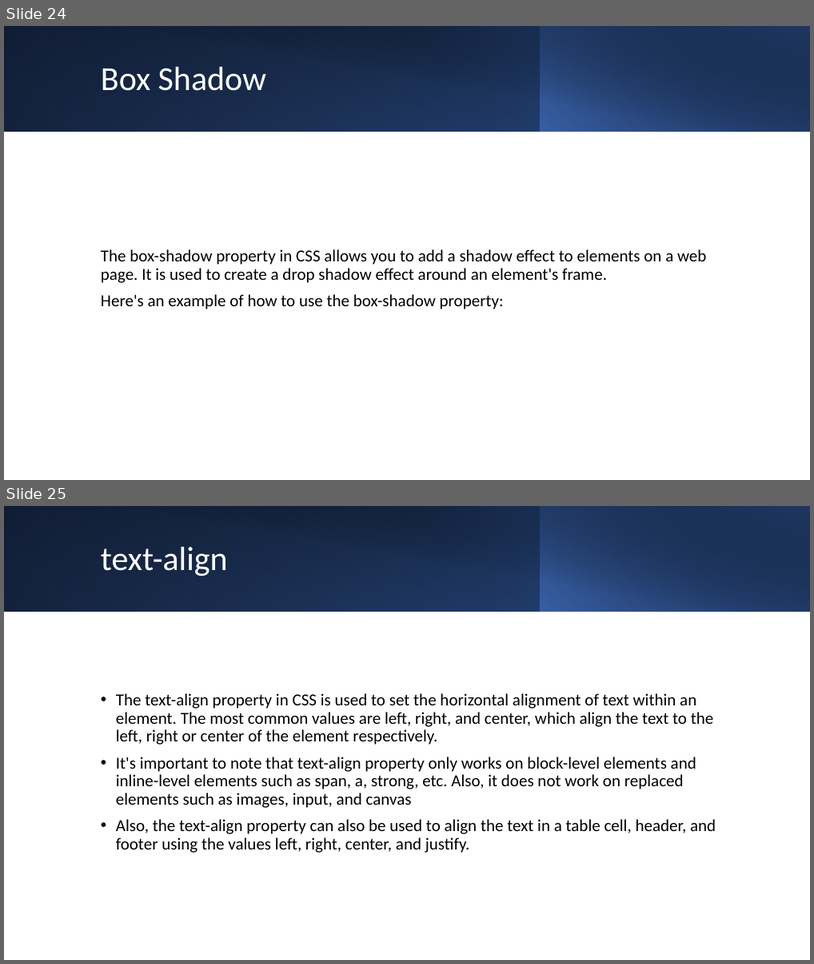
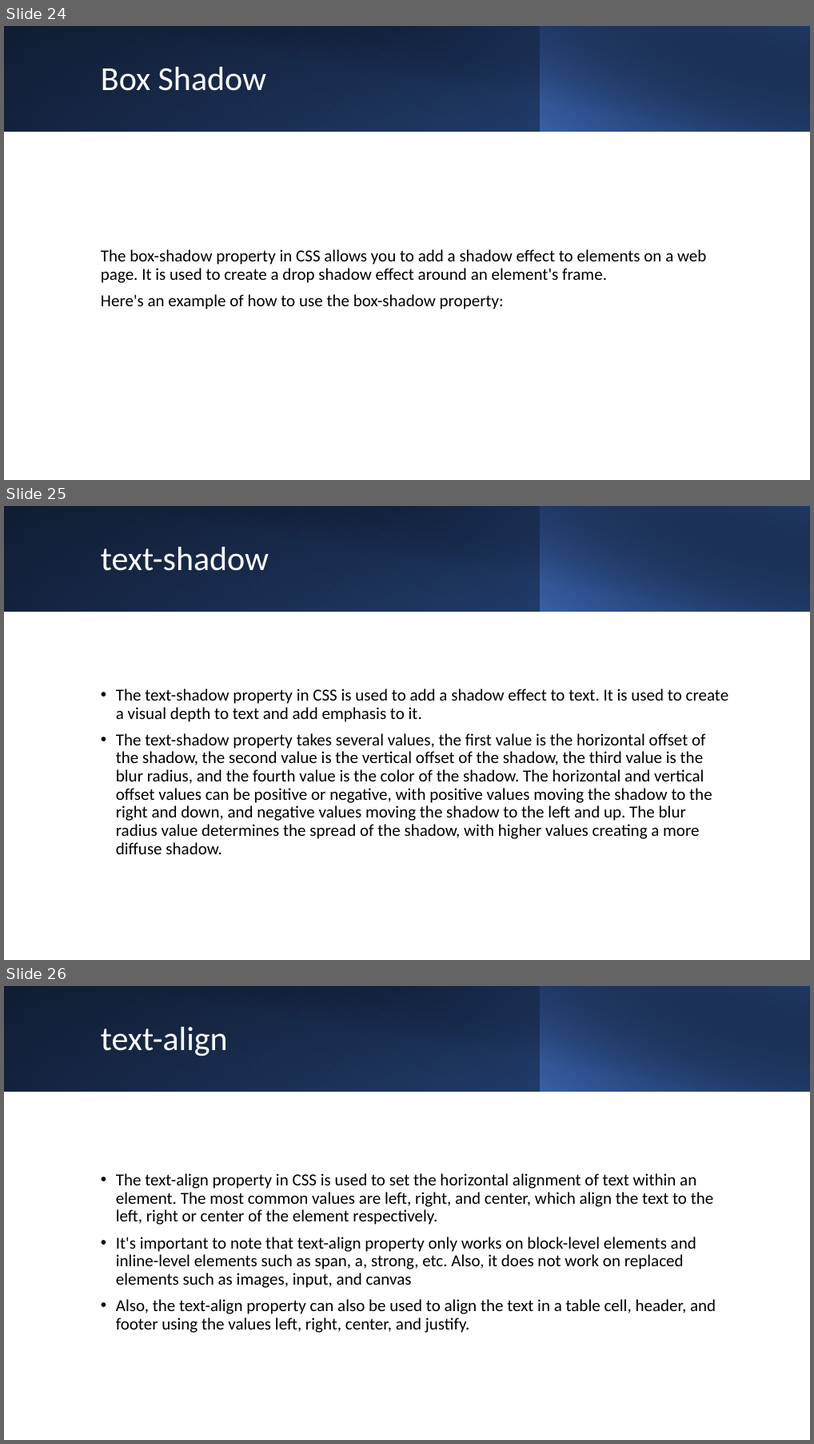
Before and after one commit to 1shaked/full-stack, a slide deck: 4ass/main4.pptx. Shown one above the other, each under a label of ours: slides 24 and 25 before the commit, slides 24, 25 and 26 after it. The pictures are 814x964 and 814x1444 pixels, drawn with LibreOffice and Linux fonts; fonts in the diff are those of the drawing. Boxes give left, top, right and bottom in pixels: in the first picture for what was removed or moved away, otherwise in the second. Text is boxed around its words. In the diff, an @@ line names an element or a change of style, - is before the commit and + after.

```diff
--- a/4ass/main4.pptx
+++ b/4ass/main4.pptx
@@ slide 25 added at [4, 506, 810, 960], background #FFFFFF @@
@@ rectangle added at [4, 506, 810, 612], fill gradient #000000 to #2F5597 @@
@@ rectangle added at [4, 506, 541, 612], fill gradient #4472C4 to #203864 @@
@@ rectangle added at [34, 506, 810, 612], fill gradient #000000 to #203864 @@
@@ rectangle added at [541, 506, 810, 612], fill gradient #4472C4 to #000000 @@
@@ title added at [101, 547, 269, 571], 40 pt, text #FFFFFF @@
+text-shadow
@@ text added at [116, 688, 730, 854], 20 pt, text #000000 @@
+• The text-shadow property in CSS is used to add a shadow effect to text. It is used to create a visual depth to text and add emphasis to it.
+• The text-shadow property takes several values, the first value is the horizontal offset of the shadow, the second value is the vertical offset of the shadow, the third value is the blur radius, and the fourth value is the color of the shadow. The horizontal and vertical offset values can be positive or negative, with positive values moving the shadow to the right and down, and negative values moving the shadow to the left and up. The blur radius value determines the spread of the shadow, with higher values creating a more diffuse shadow.
@@ what was slide 25 is now slide 26 @@
```
Also in this commit, not shown: 2 slides changed, 6 other slides added, 20 other files.
